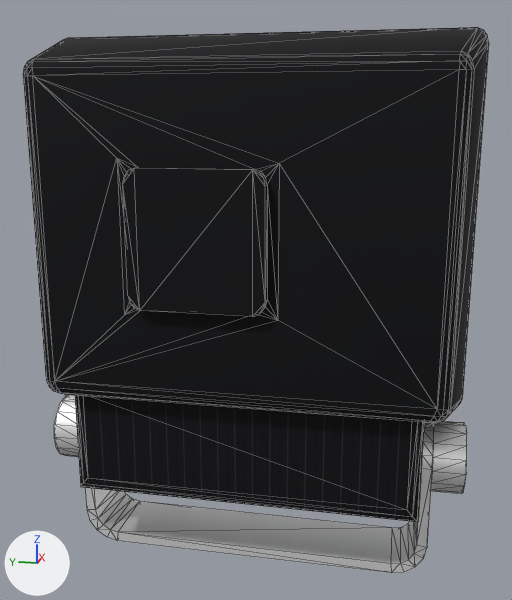
A saved change to the glTF model GLBFiles/Beleuchtung/Lampen/Strahler_490.glb.
Before and after are seen from a 50 mm lens placed at (-0.403, -0.081, 0.257), pointed at (0.0, 0.0, 0.157). Lighting does not change. The marker at lower left points along +X, +Y and +Z. The first picture is the older version. Mesh edges are drawn as thin lines. Where no turn or scale is listed for an object, it has been applied to the vertices.
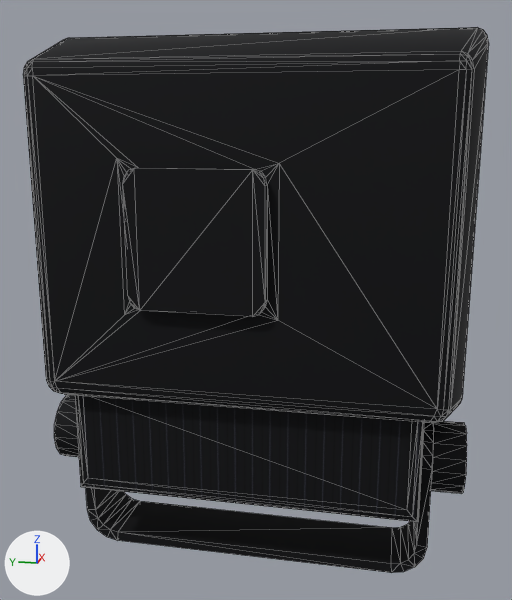
Location of each change, [x1, y1, x2, y2] in pixels of the pictures (512 x 600 px):
'BezierCurve.001', recoloured (white to black): [86, 422, 433, 573] in both
'Cylinder.001', recoloured: [54, 394, 467, 494] in both

The change, as a list of edits to the scene's bpy script:
```text
Change me_beziercurve_009:
    where me_beziercurve_009.from_pydata(...)  # 76 vertices, 148 faces; spans x -0.02..0.02, y -0.107..0.107, z -0.156..-0.066
    remove me_beziercurve_009.materials.append(mat_material)  # white #ffffff
    add me_beziercurve_009.materials.append(mat_tiefschwarz)  # picture img_ral_9005_tiefschwarz
Change me_cylinder_002:
    where me_cylinder_002.from_pydata(...)  # 64 vertices, 120 faces; spans x -0.021..0.021, y -0.126..0.126, z -0.021..0.021
    remove me_cylinder_002.materials.append(mat_material)  # white #ffffff
    add me_cylinder_002.materials.append(mat_tiefschwarz)  # picture img_ral_9005_tiefschwarz
```
